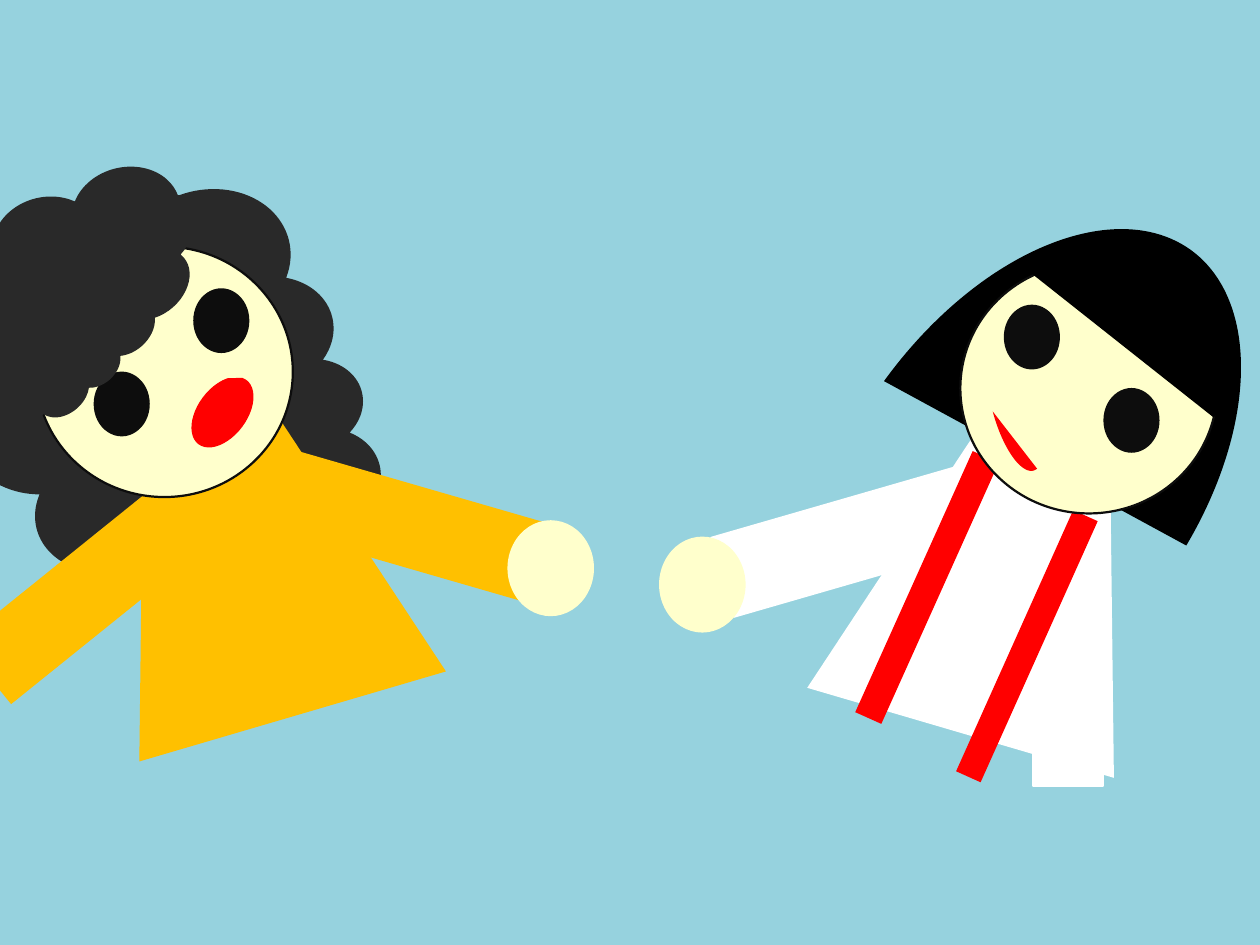
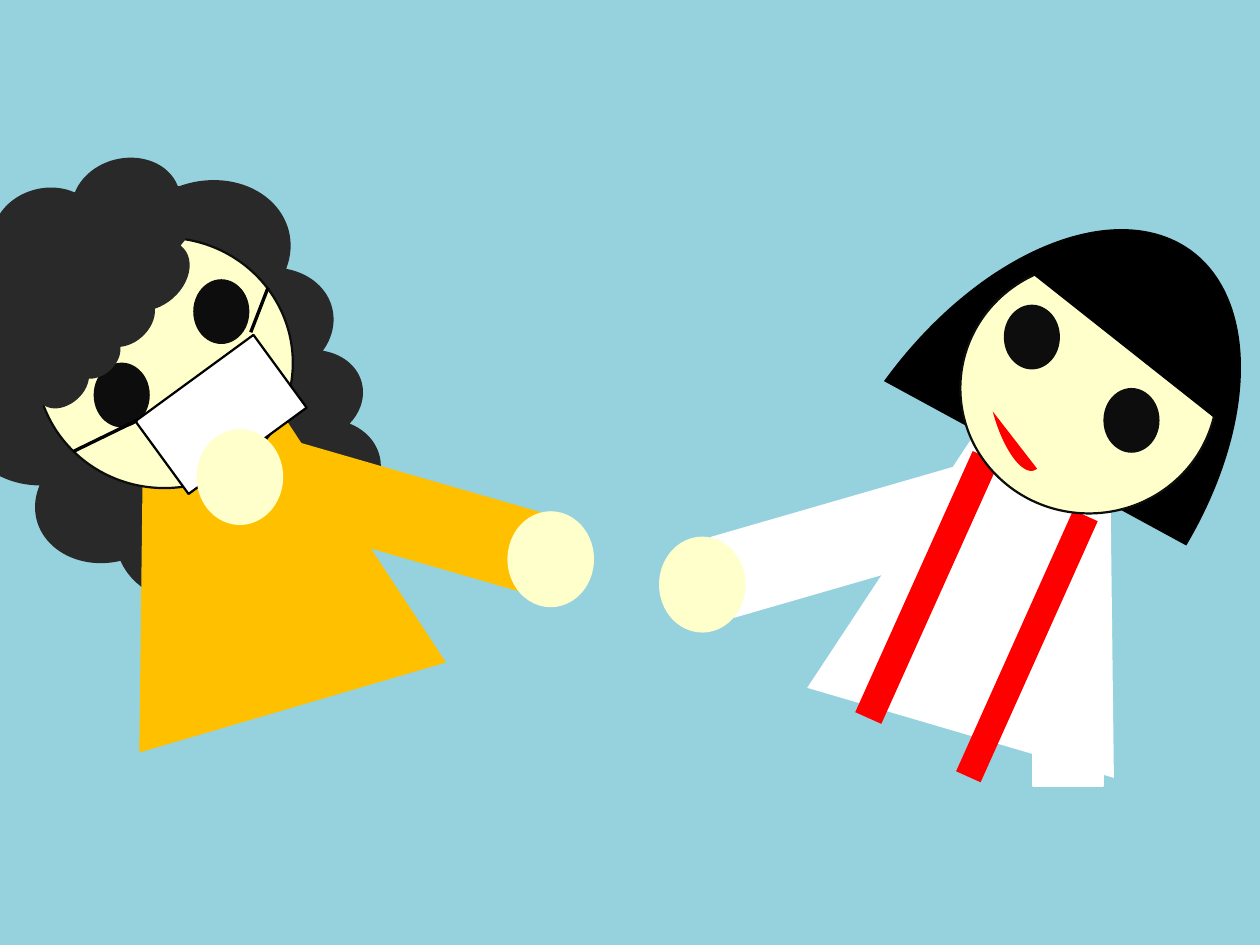
Before and after one commit to EdaHikari/OtsukaiGame, a slide deck: slide 2 of 新規 Microsoft PowerPoint Presentation.pptx. Drawn at 1260x945 pixels with LibreOffice and Linux fonts; fonts in the diff are those of the drawing. Boxes give left, top, right and bottom in pixels: in the first picture for what was removed or moved away, otherwise in the second. Text is boxed around its words. In the diff, an @@ line names an element or a change of style, - is before the commit and + after.

```diff
--- a/新規 Microsoft PowerPoint Presentation.pptx
+++ b/新規 Microsoft PowerPoint Presentation.pptx
@@ 4 ellipses, 2 clouds, 1 rectangle, 1 trapezoid: place and size @@
-4 ellipses, 2 clouds, 1 rectangle, 1 trapezoid at [0,123,595,762]
+4 ellipses, 2 clouds, 1 rectangle, 1 trapezoid at [0,115,595,753]
@@ line added from (251, 333) to (268, 288), #000000 1.5 pt @@
@@ rectangle added at [135,335,307,494], fill #FFFFFF, outline #000000 1 pt @@
@@ chord (boxed as its full ellipse) removed at [178,365,266,459] @@
@@ line added from (74, 452) to (137, 421), #000000 1.5 pt @@
@@ ellipse added at [196,429,283,526], fill #FFFFCC @@
@@ rectangle removed at [0,473,223,705] @@
```
Also in this commit, not shown: 10 slides added, 46 other files.
